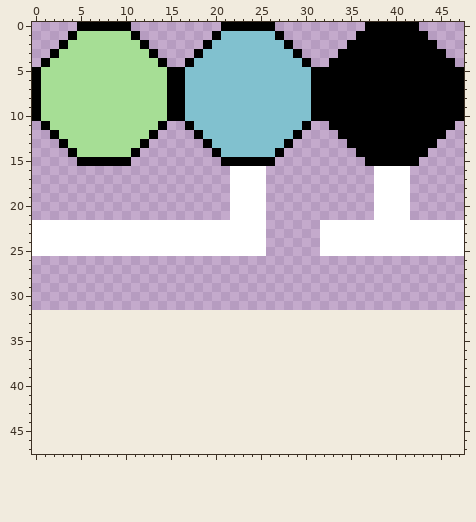
Edited in one commit: pixel-art sprite (assets/tileset.png). Above, as it was before the edit.
The file is 48x32 pixels. The old version is drawn lined up with the new one, on the new canvas.
Now the later version:
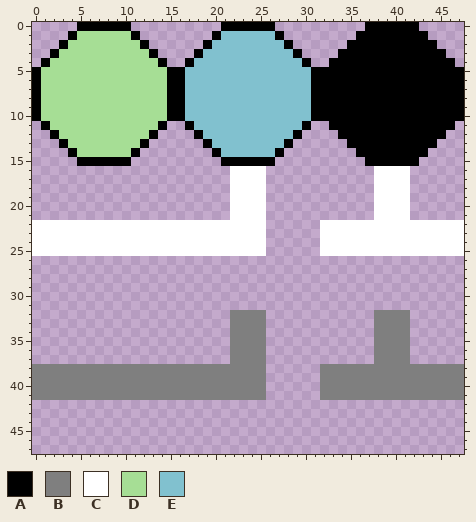
Palette (. is transparent): A #000000  B #7f7f7f  C #ffffff  D #a6de95  E #81c1cf
What changed:
canvas 48x32 -> 48x48
y 32..37: x 22..25 .... -> BBBB; x 38..41 .... -> BBBB
y 38..41: x 0..25 .......................... -> BBBBBBBBBBBBBBBBBBBBBBBBBB; x 32..47 ................ -> BBBBBBBBBBBBBBBB
Where, in picture pixels (left, top, right, bottom), the same in both pictures:
added: (32, 310, 266, 400)
added: (320, 310, 464, 400)
